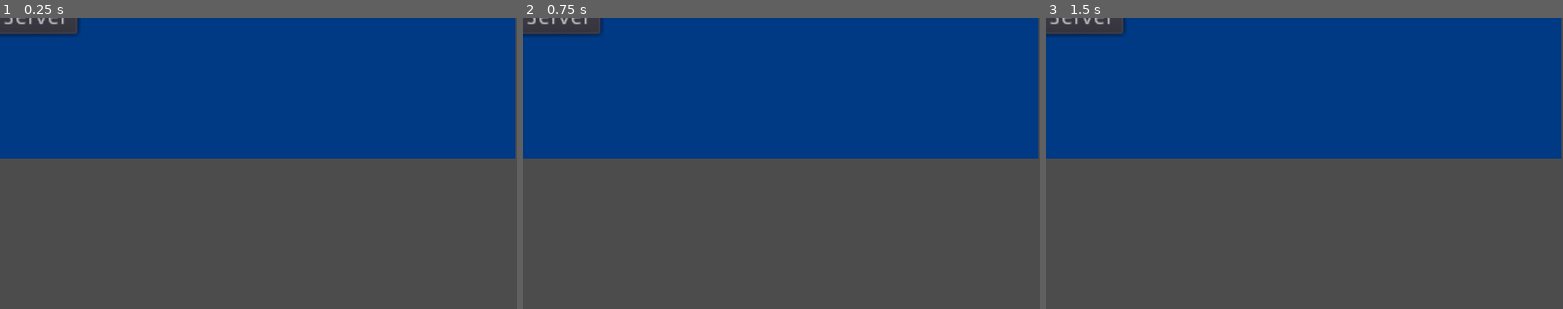
Above: before the commit, frames 1-3 (left to right).
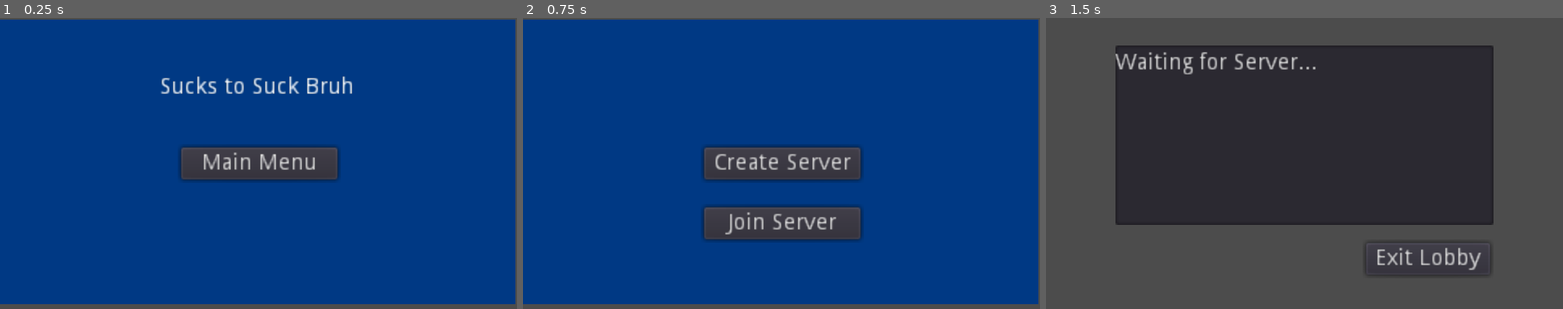
Above: after the commit, the same moments.

Repository: mytigio/DungeonCrawler
Game: Godot game, scene res://UI/screens/GameOver/GameOver.tscn
The game is run twice, just before and just after one commit, with the same random seed, the same clock (stepped at 60 frames per second) and the same inputs. This scene is started directly instead of the project's main scene. Sound files missing from this copy of the repository are replaced by a short silence.
Inputs (mouse positions are in pixels of both pictures, inside the frame that each line leads up to):
- Up to frame 1 (0.25 s): no input
- Up to frame 2 (0.75 s): click (781, 163) at 0.5 s, where only the run after the commit has a clickable "Main Menu"
- Up to frame 3 (1.5 s): click (1304, 163) at 1.25 s, where only the run after the commit has a clickable "Create Server"

The runs differ from the first frame. In frame 1, 52% of the frame differs, in the area x 0-100%, y 0-99%; in frame 2, 48%; in frame 3, 65%, in the area x 0-100%, y 0-89%.

Commit message:
game over screne

Diff:
--- a/GameManager.gd
+++ b/GameManager.gd
@@ -14,7 +14,7 @@
 var JOIN_SERVER_SCENE = "res://UI/screens/MultiplayerSetup/JoinServerMenu/JoinServerMenu.tscn"
 var OVERWORLD_SCENE = "res://World/OverWorld.tscn"
 var DUNGEON_SCENE = "res://World/Dungeon/Dungeon.tscn"
-
+var GAME_OVER_SCENE = "res://UI/screens/GameOver/GameOver.tscn"
 
 signal level_changed(level)
 signal points_changed(points)
--- a/Player/Player.gd
+++ b/Player/Player.gd
@@ -152,4 +152,5 @@
 func _on_no_health():
 	print("player died!")
 	self.queue_free()
-	GameManager.change_scene(GameManager.GAME_OVER)
+	GameManager.reset()
+	get_tree().change_scene(GameManager.GAME_OVER_SCENE)
--- a/UI/screens/GameOver/GameOver.tscn
+++ b/UI/screens/GameOver/GameOver.tscn
@@ -1,8 +1,19 @@
-[gd_scene load_steps=2 format=2]
+[gd_scene load_steps=4 format=2]
 
-[ext_resource path="res://UI/screens/MultiplayerSetup/CreateServer.gd" type="Script" id=1]
+[ext_resource path="res://UI/screens/MultiplayerSetup/MultiplayerSetup.gd" type="Script" id=1]
+[ext_resource path="res://UI/screens/GameOver/GameOverButton.gd" type="Script" id=2]
 
-[node name="Node2D" type="Control"]
+[sub_resource type="ShaderMaterial" id=1]
+
+[node name="GameOver" type="Control"]
+material = SubResource( 1 )
+anchor_left = 0.5
+anchor_top = 0.5
+anchor_right = 0.5
+anchor_bottom = 0.5
+margin_left = -160.0
+margin_right = 160.0
+script = ExtResource( 1 )
 
 [node name="BackgroundTile" type="ColorRect" parent="."]
 margin_top = -89.0
@@ -10,7 +21,7 @@
 margin_bottom = 87.0
 color = Color( 0, 0.227451, 0.521569, 1 )
 
-[node name="MainMenuButton" type="Button" parent="."]
+[node name="GameOverButton" type="Button" parent="."]
 pause_mode = 2
 anchor_left = 0.5
 anchor_top = 0.5
@@ -21,5 +32,12 @@
 margin_right = 48.5
 margin_bottom = 10.0
 rect_pivot_offset = Vector2( 32, 10 )
-text = "Create Server"
-script = ExtResource( 1 )
+text = "Main Menu"
+script = ExtResource( 2 )
+
+[node name="RichTextLabel" type="RichTextLabel" parent="."]
+margin_left = 99.2971
+margin_top = -53.8378
+margin_right = 243.297
+margin_bottom = -33.8378
+text = "Sucks to Suck Bruh"
--- /dev/null
+++ b/UI/screens/GameOver/GameOverButton.gd
@@ -0,0 +1,17 @@
+extends Button
+
+
+# Declare member variables here. Examples:
+# var a = 2
+# var b = "text"
+
+
+# Called when the node enters the scene tree for the first time.
+func _ready():
+	self.connect("pressed", self, "_button_pressed")
+
+func _button_pressed():
+	get_tree().change_scene(GameManager.MULTIPLAYER_MENU)
+# Called every frame. 'delta' is the elapsed time since the previous frame.
+#func _process(delta):
+#	pass
